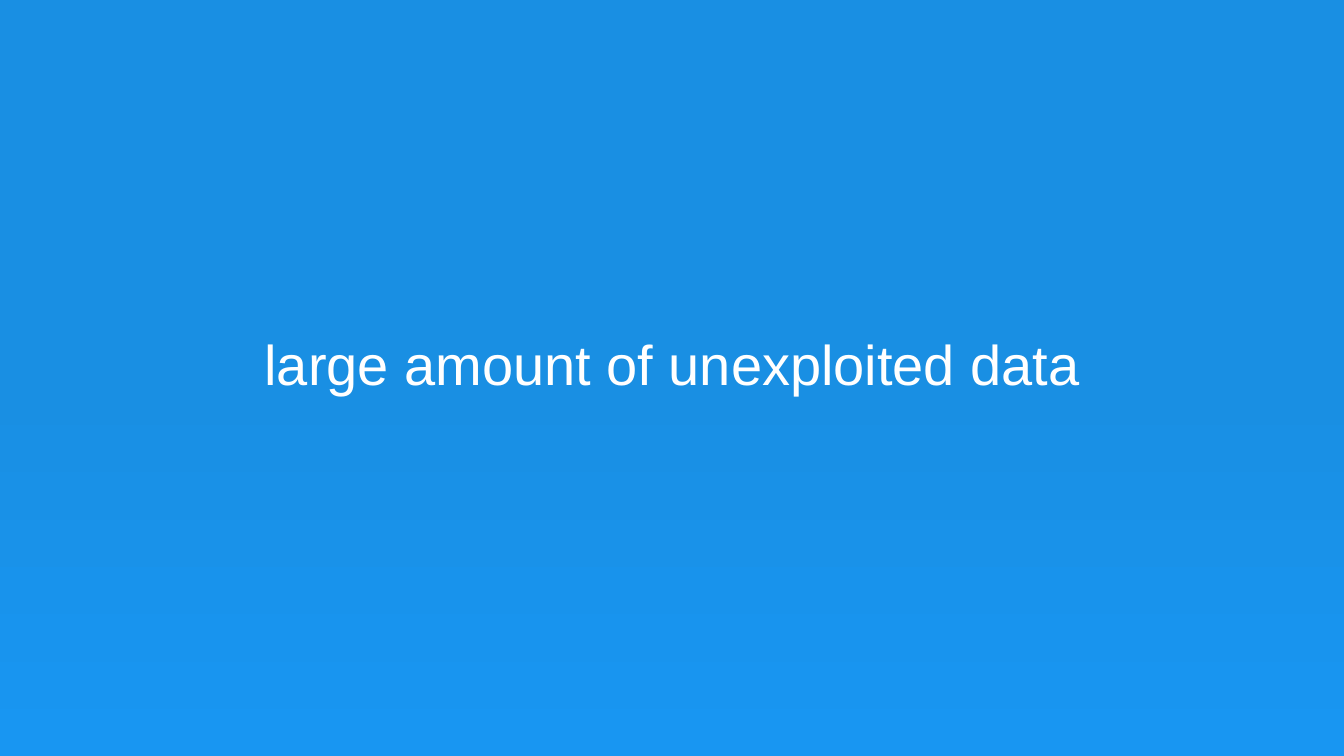
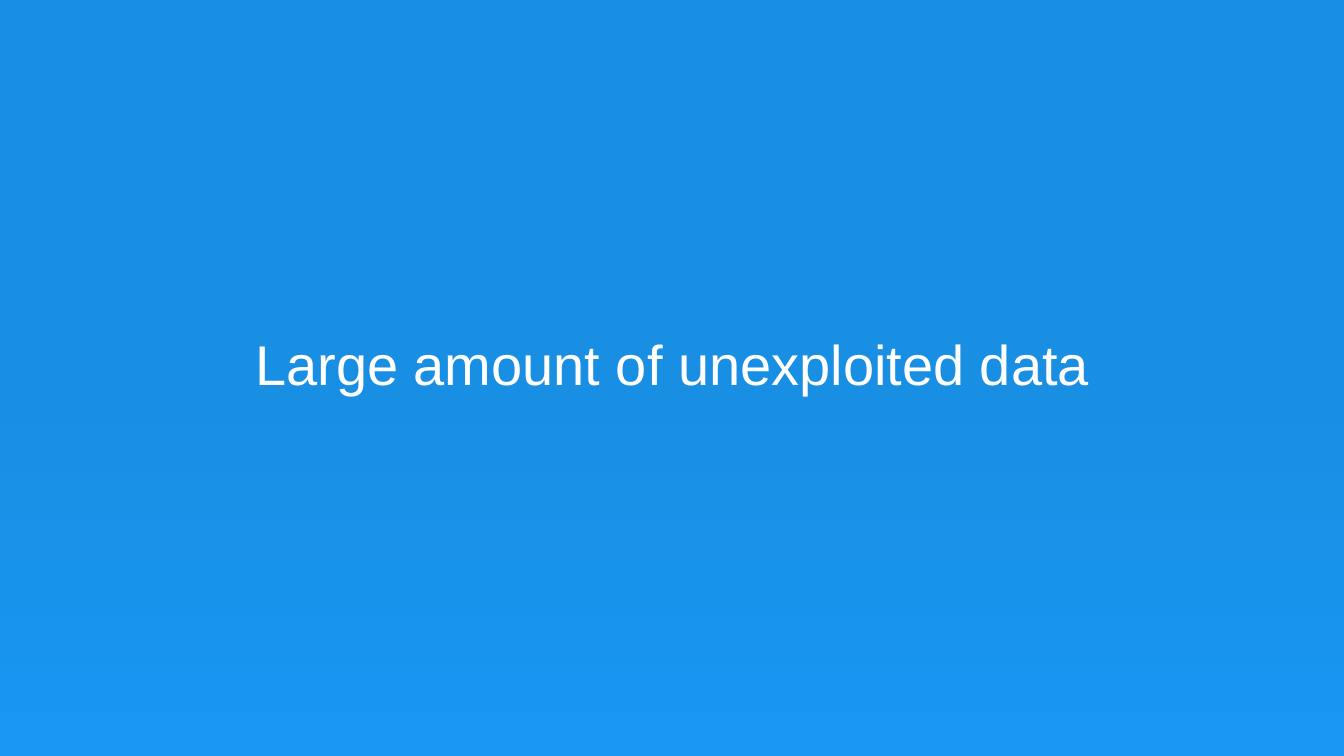
Before and after one commit to hackathon-cyinsurtech/Ali-Zavra, a slide deck: slide 3 of Documentation/advisor.pptx. Drawn at 1344x756 pixels with LibreOffice and Linux fonts; fonts in the diff are those of the drawing. Boxes give left, top, right and bottom in pixels: in the first picture for what was removed or moved away, otherwise in the second. Text is boxed around its words. In the diff, an @@ line names an element or a change of style, - is before the commit and + after.

Commit message:
Updated presentation

```diff
--- a/Documentation/advisor.pptx
+++ b/Documentation/advisor.pptx
@@ text at (x1=255, y1=344, x2=1089, y2=395): text changed @@
-large amount of unexploited data
+Large amount of unexploited data
```
Also in this commit, not shown: 7 other slides changed, 8 slides added.
